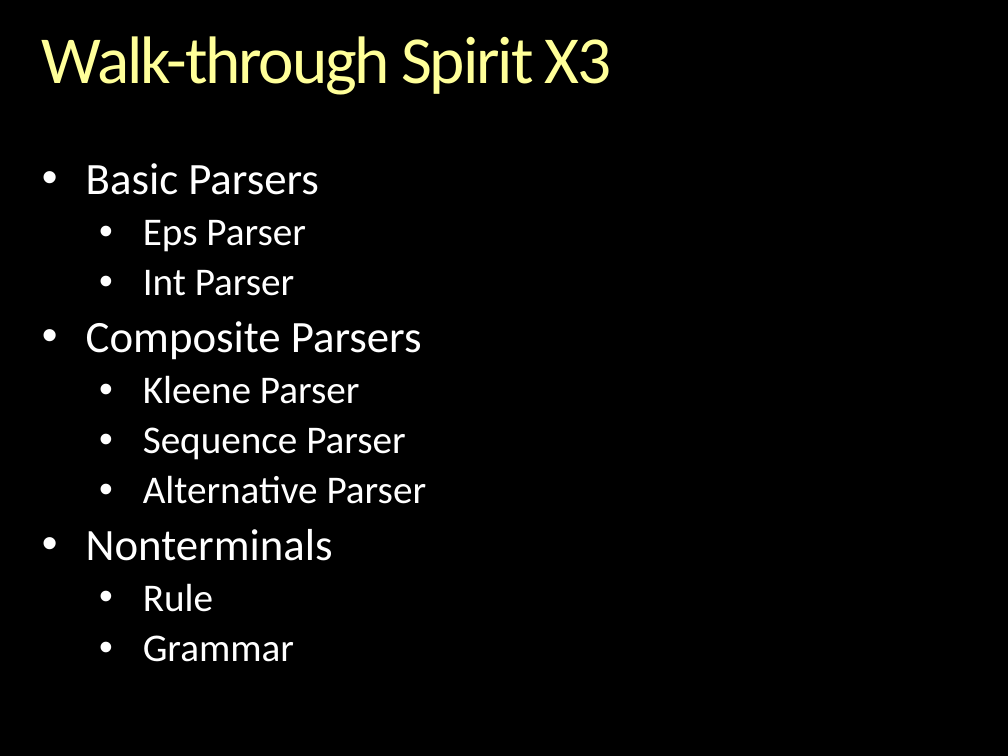
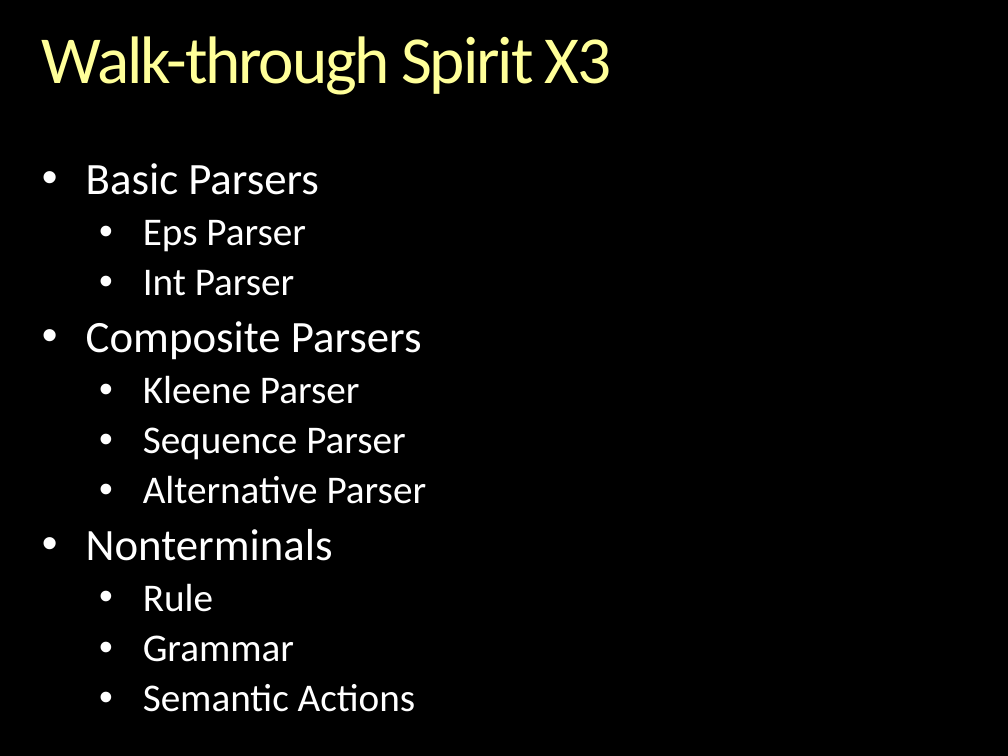
Before and after one commit to boostorg/spirit, a slide deck: slide 45 of libs/spirit/doc/cppnow_2013/Inside Spirit X3.pptx. Drawn at 1008x756 pixels with LibreOffice and Linux fonts; fonts in the diff are those of the drawing; background and template pictures are left out. Boxes give left, top, right and bottom in pixels: in the first picture for what was removed or moved away, otherwise in the second. Text is boxed around its words. In the diff, an @@ line names an element or a change of style, - is before the commit and + after.

```diff
--- a/libs/spirit/doc/cppnow_2013/Inside Spirit X3.pptx
+++ b/libs/spirit/doc/cppnow_2013/Inside Spirit X3.pptx
@@ text at box(143, 684, 416, 712): paragraph added @@
+  • Semantic Actions
```
Also in this commit, not shown: 6 other slides changed, 24 slides added, 1 other file.
